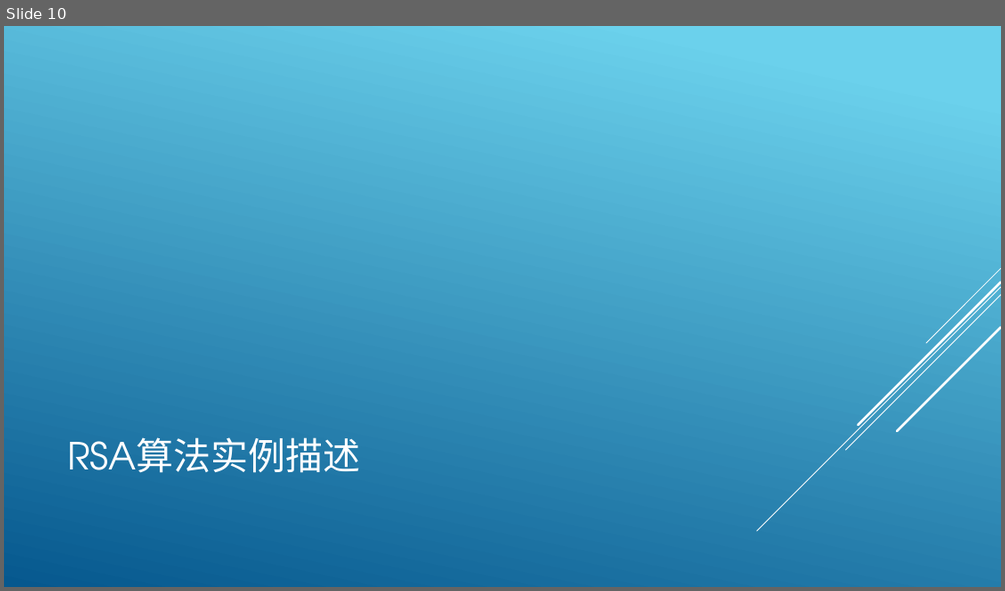
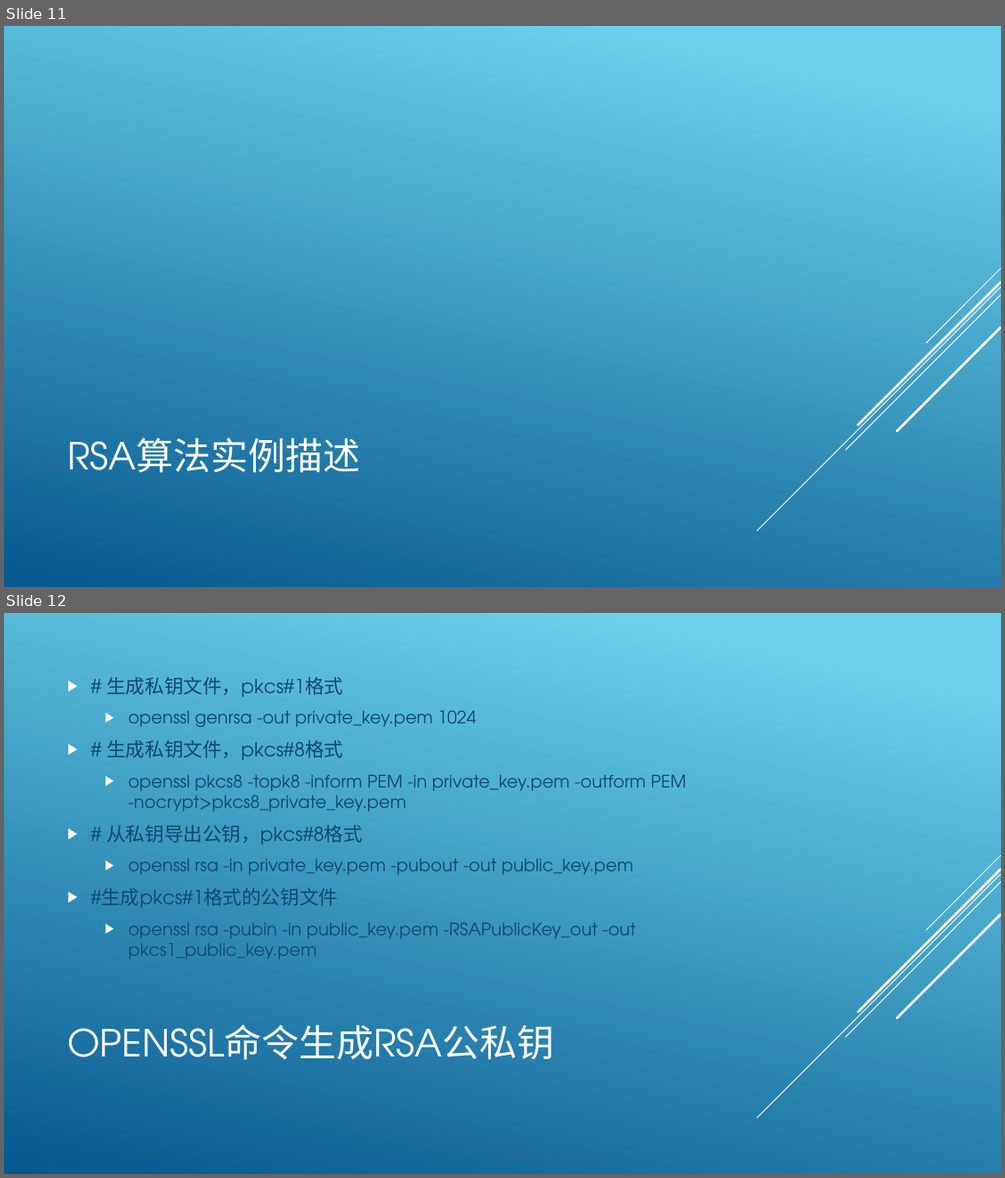
Before and after one commit to lmq1117/l56xx, a slide deck: document/limq.pptx. Shown one above the other, each under a label of ours: slide 10 before the commit, slides 11 and 12 after it. The pictures are 1005x591 and 1005x1178 pixels, drawn with LibreOffice and Linux fonts; fonts in the diff are those of the drawing. Boxes give left, top, right and bottom in pixels: in the first picture for what was removed or moved away, otherwise in the second. Text is boxed around its words. In the diff, an @@ line names an element or a change of style, - is before the commit and + after.

```diff
--- a/document/limq.pptx
+++ b/document/limq.pptx
@@ slide 12 added at (4,613,1001,1174), background gradient #6ED2EB to #06588E; not listed: 5 template elements that a slide beside it also shows @@
@@ text added at (91,677,687,959), 16.6 pt, text #0F496F @@
+▶ # 生成私钥文件，pkcs#1格式
+  ▶ openssl genrsa -out private_key.pem 1024
+▶ # 生成私钥文件，pkcs#8格式
+  ▶ openssl pkcs8 -topk8 -inform PEM -in private_key.pem -outform PEM -nocrypt>pkcs8_private_key.pem
+▶ # 从私钥导出公钥，pkcs#8格式
+  ▶ openssl rsa -in private_key.pem -pubout -out public_key.pem
+▶ #生成pkcs#1格式的公钥文件
+  ▶ openssl rsa -pubin -in public_key.pem -RSAPublicKey_out -out pkcs1_public_key.pem
@@ title added at (67,1024,555,1060), 36 pt, text #FFFFFF @@
+OPENSSL命令生成RSA公私钥
@@ what was slide 10 is now slide 11 @@
```
Also in this commit, not shown: 2 slides changed, 5 other slides added, 2 slides removed.
